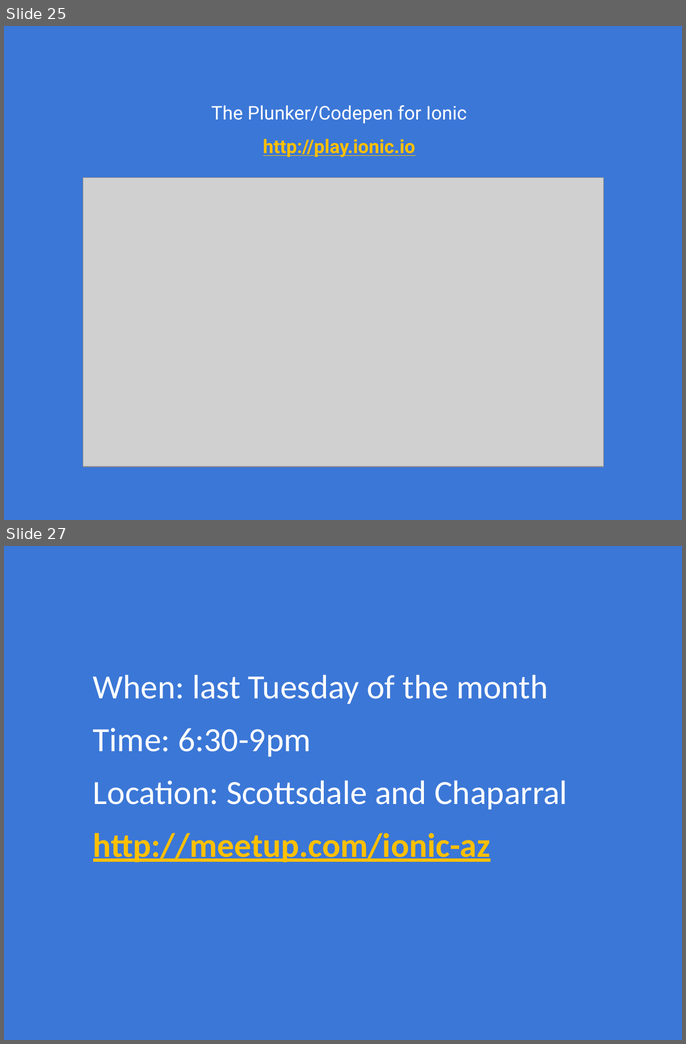
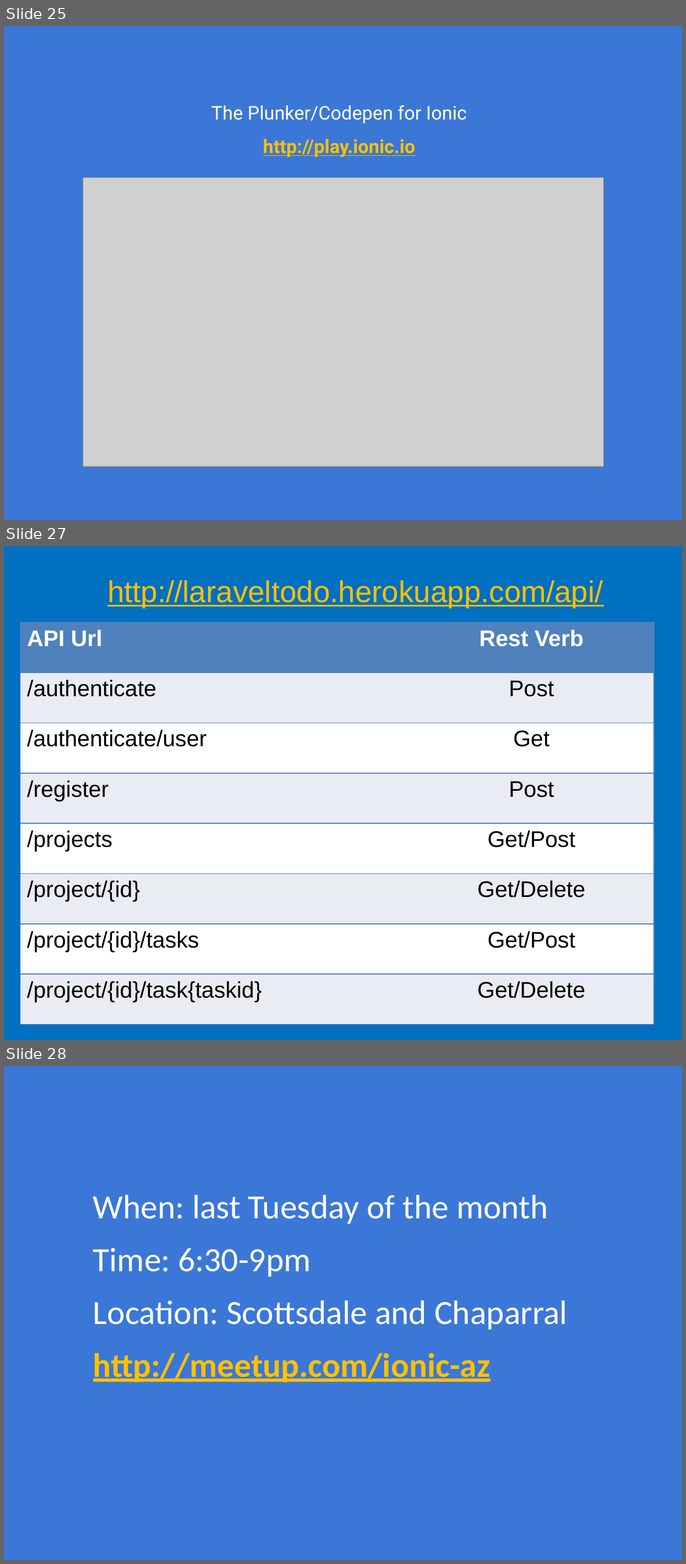
Before and after one commit to Ionic-AZ/Presentation-Slides, a slide deck: laravel+ionic/laravel+ionic-presentation.pptx. Shown one above the other, each under a label of ours: slides 25 and 27 before the commit, slides 25, 27 and 28 after it; the slides between them are not shown. The pictures are 686x1044 and 686x1564 pixels, drawn with LibreOffice and Linux fonts; fonts in the diff are those of the drawing; grey boxes stand for pictures. Boxes give left, top, right and bottom in pixels: in the first picture for what was removed or moved away, otherwise in the second. Text is boxed around its words. In the diff, an @@ line names an element or a change of style, - is before the commit and + after.

Commit message:
added api slide

```diff
--- a/laravel+ionic/laravel+ionic-presentation.pptx
+++ b/laravel+ionic/laravel+ionic-presentation.pptx
@@ slide 27 added at (x1=4, y1=546, x2=682, y2=1040), background #0070C0 @@
@@ text added at (x1=107, y1=580, x2=602, y2=608), 32 pt, text #FFC000, underline @@
+http://laraveltodo.herokuapp.com/api/
@@ table added at (x1=20, y1=622, x2=654, y2=1025), 8 rows, 2 columns @@
+API Url | Rest Verb
+/authenticate | Post
+/authenticate/user | Get
+/register | Post
+/projects | Get/Post
+/project/{id} | Get/Delete
+/project/{id}/tasks | Get/Post
+/project/{id}/task{taskid} | Get/Delete
@@ what was slide 27 is now slide 28 @@
```
Also in this commit, not shown: 1 other slide added, 1 slide removed.
